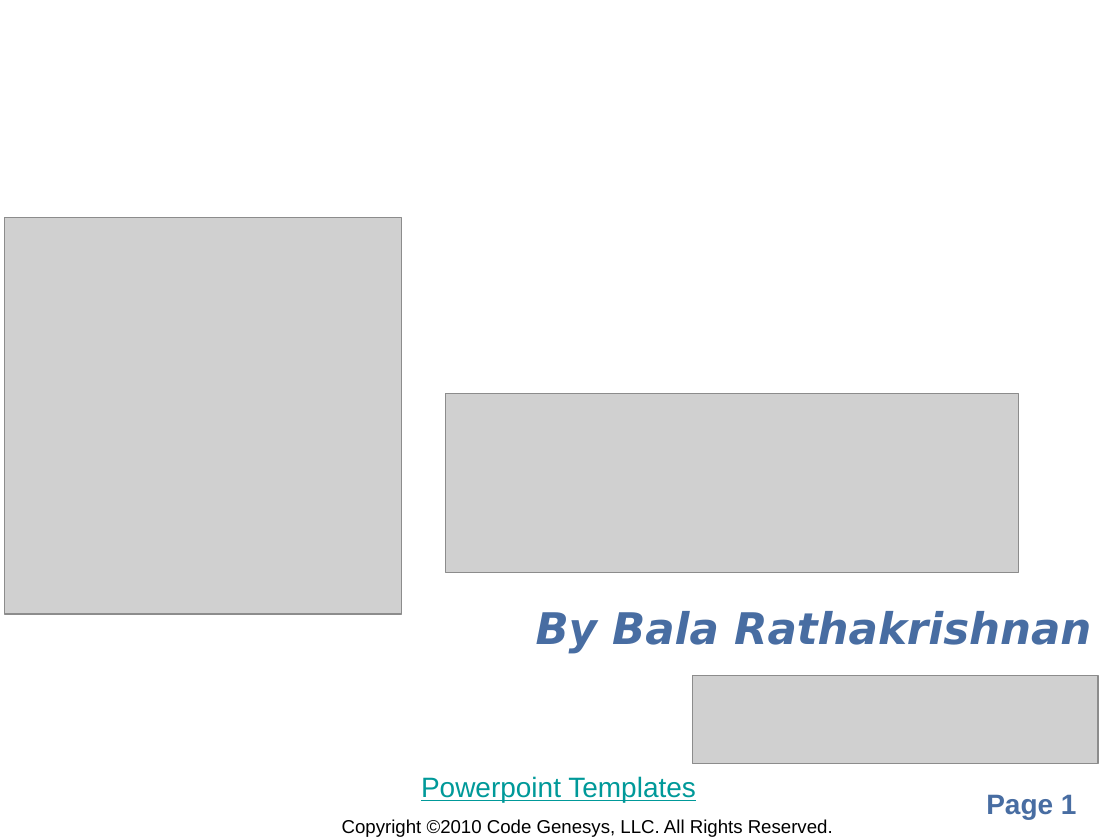
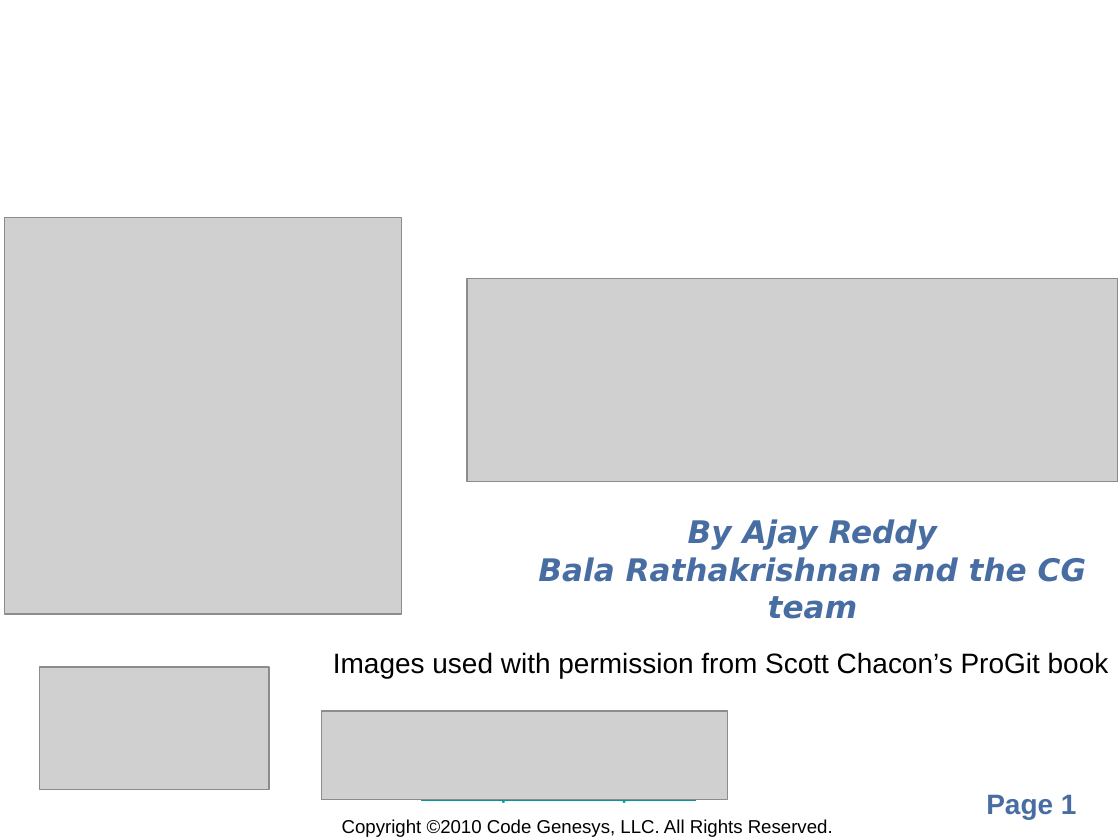
Before and after one commit to balarkrishnan/organizational, a slide deck: slide 1 of GitHub.pptx. Drawn at 1120x840 pixels with LibreOffice and Linux fonts; fonts in the diff are those of the drawing; grey boxes stand for pictures; background and template pictures are left out. Boxes give left, top, right and bottom in pixels: in the first picture for what was removed or moved away, otherwise in the second. Text is boxed around its words. In the diff, an @@ line names an element or a change of style, - is before the commit and + after.

Commit message:
More changes from meeting with Bala

```diff
--- a/GitHub.pptx
+++ b/GitHub.pptx
@@ picture: place and size @@
-picture at [446,393,1019,572]
+picture at [467,279,1118,482]
@@ text at [538,519,1086,619]: text changed; size 28 to 20 pt @@
-By Bala Rathakrishnan
+By Ajay Reddy
+Bala Rathakrishnan and the CG team
@@ text added at [333,652,1109,679], 18 pt, text #000000 @@
+Images used with permission from Scott Chacon’s ProGit book
@@ picture added at [39,666,269,790] @@
@@ picture: place and size @@
-picture at [692,675,1098,764]
+picture at [321,711,727,800]
```
Also in this commit, not shown: 5 other slides changed, 4 slides added, 1 slide removed.
